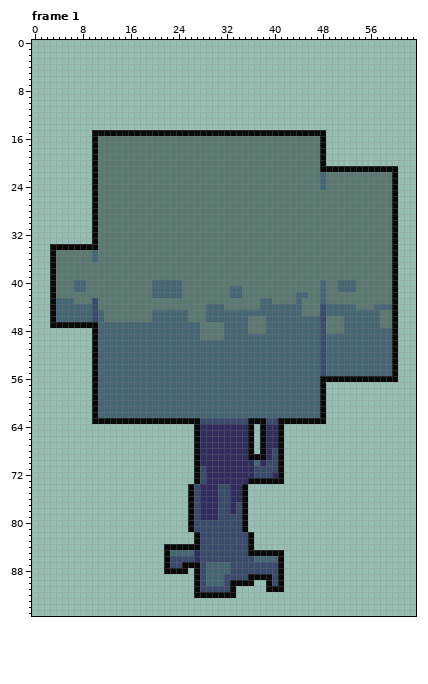
One commit to this pixel-art file: assets/sprites/objects/three.aseprite. Above: the version before the commit.
64x96 pixels, 2 frames. Shown: frame 1. The commit also changed other frames, which this record leaves out.
New version:
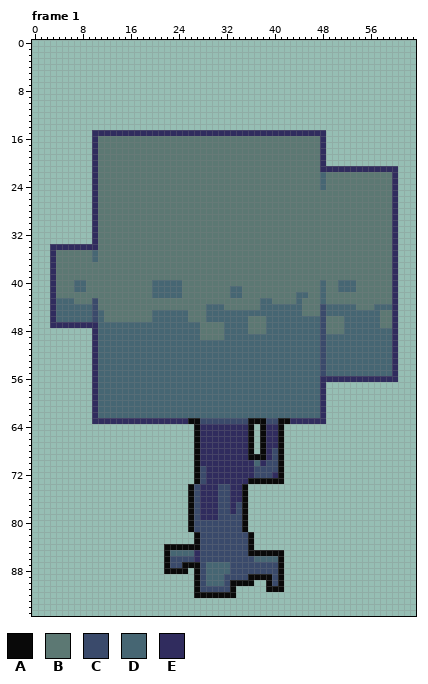
Palette (. is transparent): A #090909  B #5c7873  C #3a4a6b  D #466673  E #302c5e
From old to new:
Changed rows in their new state; - is an unchanged pixel.
Frame 1:
first column x 3:
15 -------EEEEEEEEEEEEEEEEEEEEEEEEEEEEEEEEEEEEEEE------------
16 -------E-------------------------------------E------------
17 -------E-------------------------------------E------------
18 -------E-------------------------------------E------------
19 -------E-------------------------------------E------------
20 -------E-------------------------------------E------------
21 -------E-------------------------------------EEEEEEEEEEEEE
22 -------E-------------------------------------------------E
23 -------E-------------------------------------------------E
24 -------E-------------------------------------------------E
25 -------E-------------------------------------------------E
26 -------E-------------------------------------------------E
27 -------E-------------------------------------------------E
28 -------E-------------------------------------------------E
29 -------E-------------------------------------------------E
30 -------E-------------------------------------------------E
31 -------E-------------------------------------------------E
32 -------E-------------------------------------------------E
33 -------E-------------------------------------------------E
34 EEEEEEEE-------------------------------------------------E
35 E--------------------------------------------------------E
36 E--------------------------------------------------------E
37 E--------------------------------------------------------E
38 E--------------------------------------------------------E
39 E--------------------------------------------------------E
40 E--------------------------------------------------------E
41 E--------------------------------------------------------E
42 E--------------------------------------------------------E
43 E--------------------------------------------------------E
44 E--------------------------------------------------------E
45 E--------------------------------------------------------E
46 E--------------------------------------------------------E
47 EEEEEEEE-------------------------------------------------E
48 -------E-------------------------------------------------E
49 -------E-------------------------------------------------E
50 -------E-------------------------------------------------E
51 -------E-------------------------------------------------E
52 -------E-------------------------------------------------E
53 -------E-------------------------------------------------E
54 -------E-------------------------------------------------E
55 -------E-------------------------------------------------E
56 -------E-------------------------------------EEEEEEEEEEEEE
57 -------E-------------------------------------E------------
58 -------E-------------------------------------E------------
59 -------E-------------------------------------E------------
60 -------E-------------------------------------E------------
61 -------E-------------------------------------E------------
62 -------E-------------------------------------E------------
63 -------EEEEEEEEEEEEEEEE-----------------EEEEEE------------
